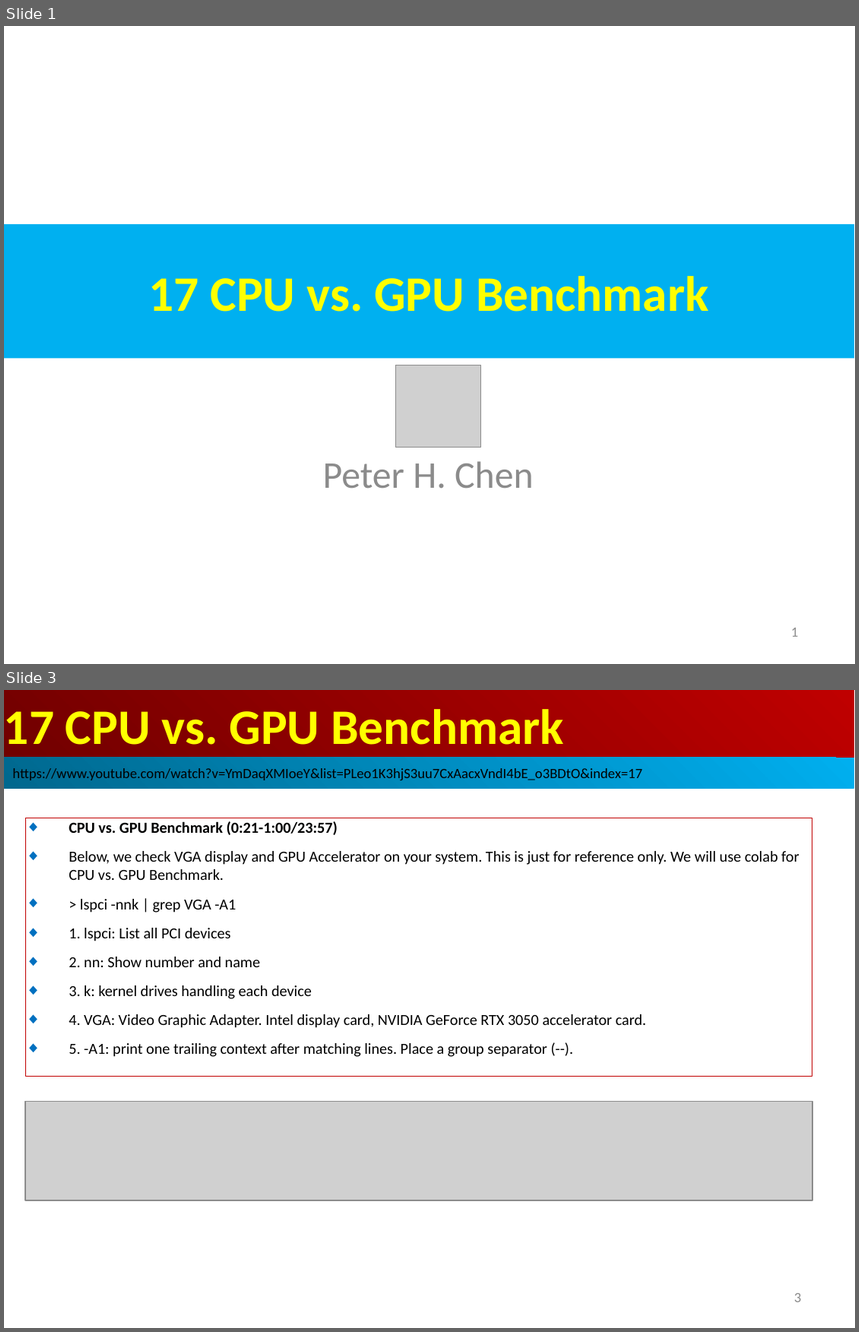
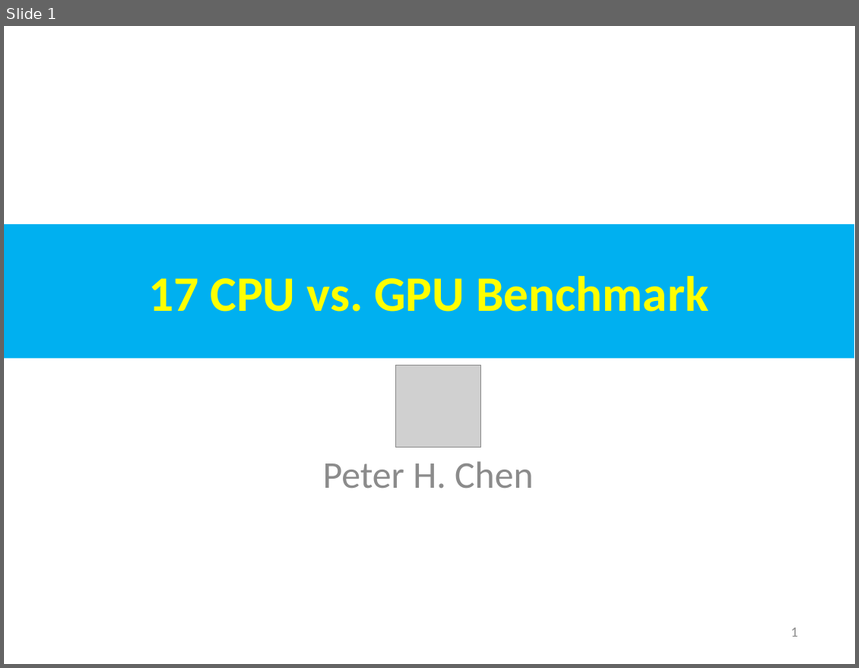
Before and after one commit to peterhchen/AIU_CS512_DL, a slide deck: 000_Lecture_Project/week07/01_Lecture/17_BM.ppt. Shown one above the other, each under a label of ours: slides 1 and 3 before the commit, slide 1 after it; the slides between them are not shown. The pictures are 859x1332 and 859x668 pixels, drawn with LibreOffice and Linux fonts; fonts in the diff are those of the drawing; grey boxes stand for pictures. Boxes give left, top, right and bottom in pixels: in the first picture for what was removed or moved away, otherwise in the second. Text is boxed around its words. In the diff, an @@ line names an element or a change of style, - is before the commit and + after.

```diff
--- a/000_Lecture_Project/week07/01_Lecture/17_BM.ppt
+++ b/000_Lecture_Project/week07/01_Lecture/17_BM.ppt
@@ slide 3 removed at <box>4,690,855,1328</box>, background #FFFFFF @@
@@ rectangle removed at <box>4,690,854,759</box> @@
-17 CPU vs. GPU Benchmark
@@ rectangle removed at <box>4,757,854,788</box> @@
-https://www.youtube.com/watch?v=YmDaqXMIoeY&list=PLeo1K3hjS3uu7CxAacxVndI4bE_o3BDtO&index=17
@@ rectangle removed at <box>25,818,812,1076</box> @@
-◆ CPU vs. GPU Benchmark (0:21-1:00/23:57)
-◆ Below, we check VGA display and GPU Accelerator on your system. This is just for reference only. We will use colab for CPU vs. GPU Benchmark.
-◆ > lspci -nnk | grep VGA -A1
-◆ 1. lspci: List all PCI devices
-◆ 2. nn: Show number and name
-◆ 3. k: kernel drives handling each device
-◆ 4. VGA: Video Graphic Adapter. Intel display card, NVIDIA GeForce RTX 3050 accelerator card.
-◆ 5. -A1: print one trailing context after matching lines. Place a group separator (--).
@@ picture removed at <box>25,1102,813,1201</box> @@
@@ page number removed at <box>794,1293,801,1303</box> @@
-3
```
Also in this commit, not shown: 2 slides changed, 1 slide added.
